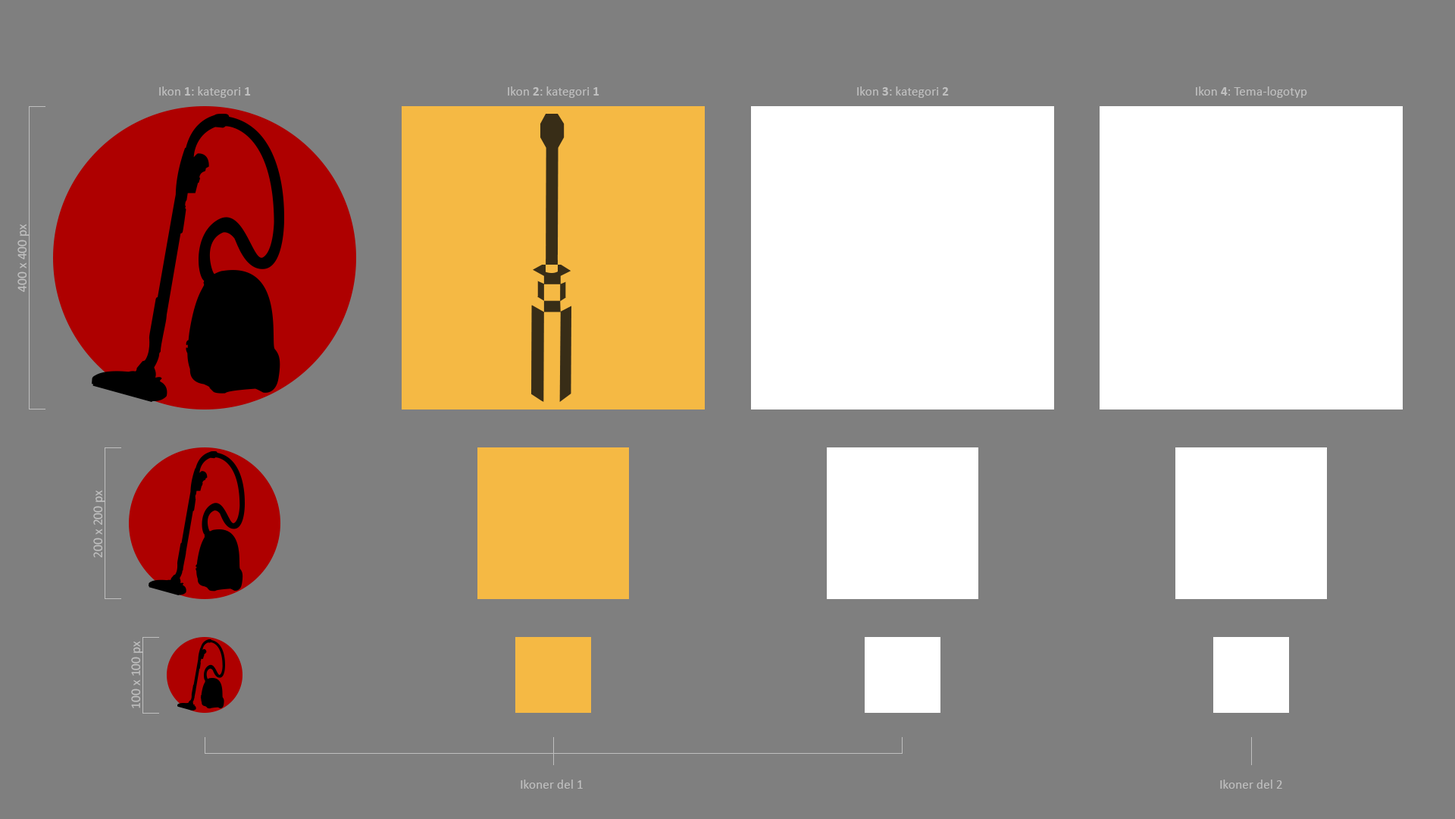
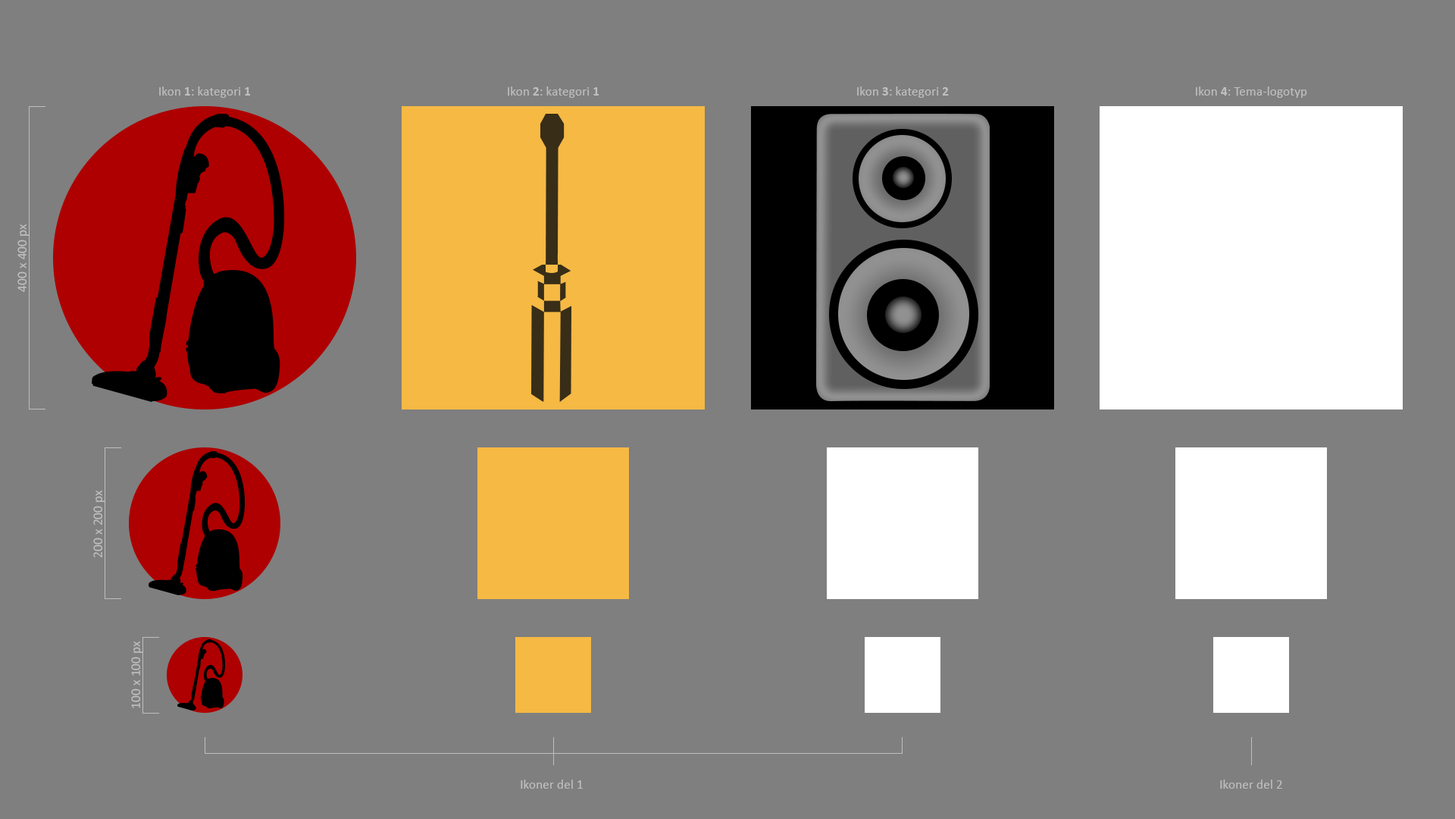
Comparing the layer stacks of the two w=1455, h=819 images. Changes:
painted on "Brown", masked it over [540, 113, 572, 402]
painted on "Base", masked it over [540, 113, 572, 402]
masked "Icon 400x400px panel body" (2nd of 4, in "Icon 2") over [540, 113, 572, 402]
added group "400*400px" (2nd of 2, in "Icon 3") with 12 layers in group "Icon 3" over [751, 106, 1055, 410]
added group "Högtalare" with 10 layers in group "400*400px" over [816, 113, 990, 401]
added layer "5" in group "Högtalare" over [892, 166, 915, 188]
added layer "2" (1st of 3, in "Icon 3" › "400*400px" › "Högtalare") in group "Högtalare" over [882, 156, 926, 201]
added layer "2" (2nd of 3, in "Icon 3" › "400*400px" › "Högtalare") in group "Högtalare" over [858, 134, 946, 223]
added layer "1" (1st of 2, in "Icon 3" › "400*400px" › "Högtalare") in group "Högtalare" over [852, 128, 953, 229]
added group "Större cirkel" with 4 layers in group "Högtalare" over [829, 239, 979, 389]
added layer "4" in group "Större cirkel" over [885, 296, 922, 333]
added layer "3" in group "Större cirkel" over [867, 278, 940, 351]
added layer "2" (3rd of 3, in "Icon 3" › "400*400px" › "Högtalare" › "Större cirkel") in group "Större cirkel" over [838, 247, 970, 380]
added layer "1" (2nd of 2, in "Icon 3" › "400*400px" › "Högtalare" › "Större cirkel") in group "Större cirkel" over [829, 239, 979, 389]
added layer "Body" in group "Högtalare" over [816, 113, 990, 401]
moved "Icon 400x400px panel body" (3rd of 4, in "Icon 3" › "400*400px") into group "400*400px", painted on it, masked it over [751, 106, 1055, 410]
masked "Background color" over [540, 106, 1055, 410]
